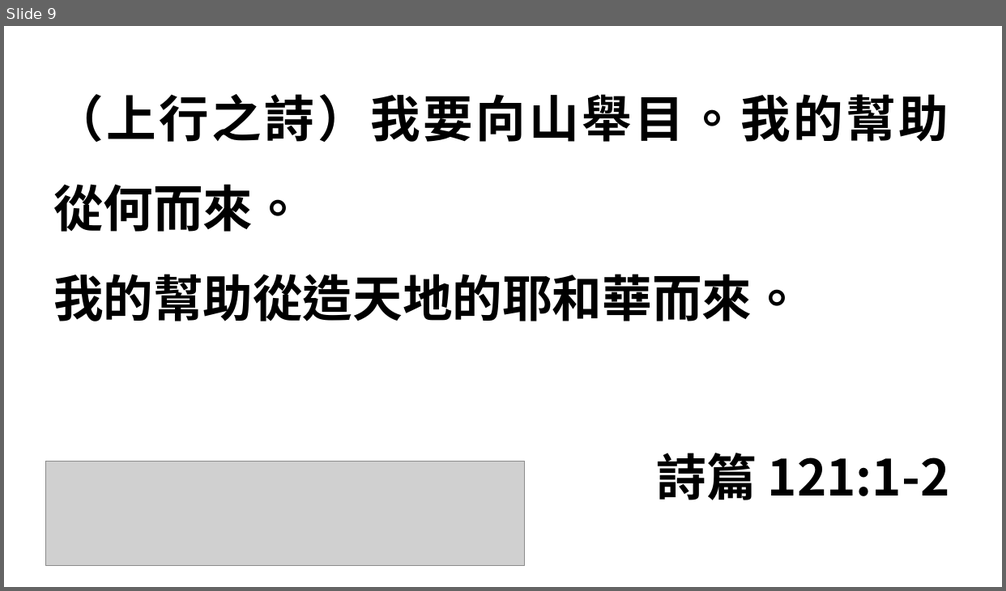
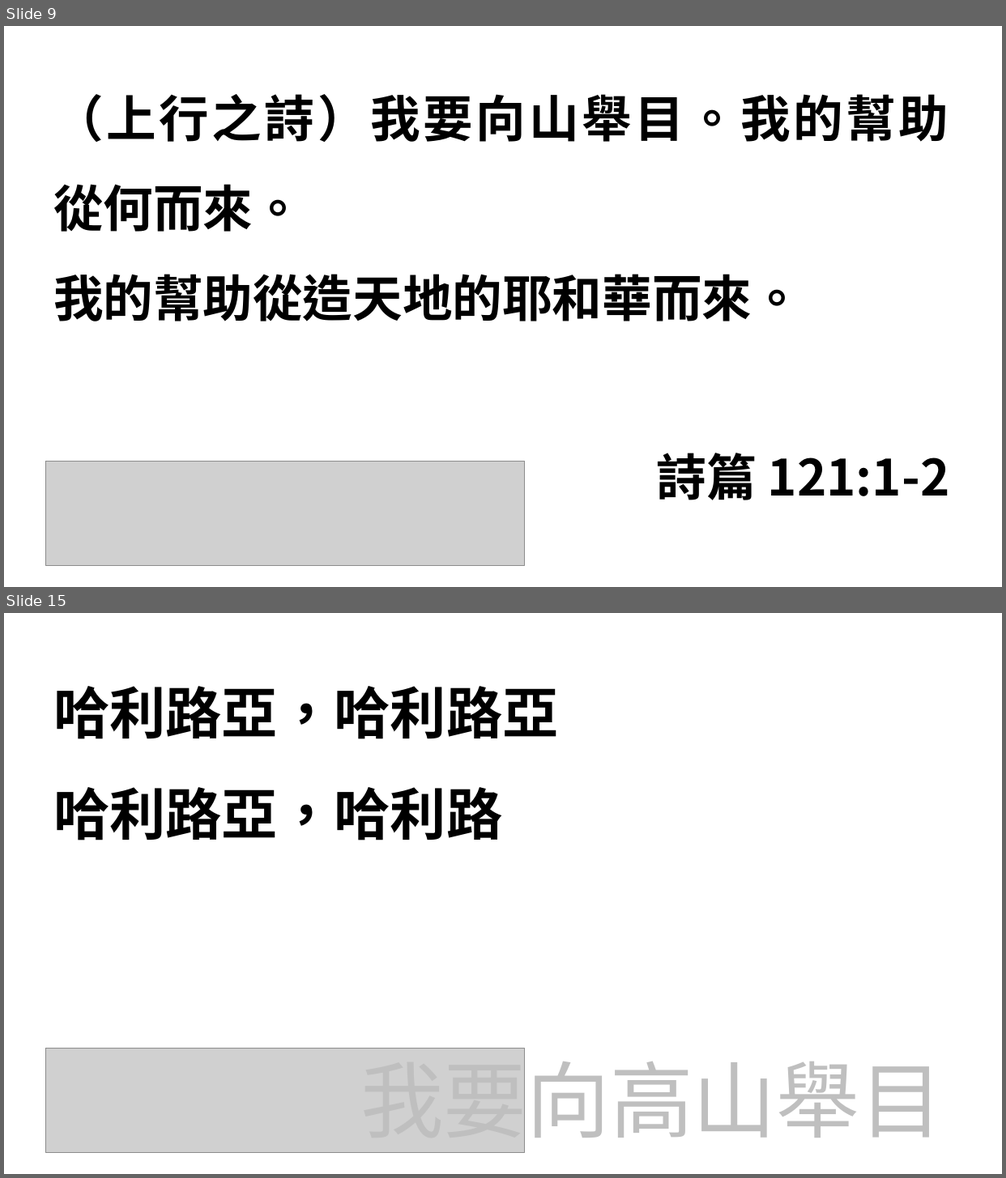
Before and after one commit to pangyan/ridiculands-references, a slide deck: hymns/20171008.pptx. Shown one above the other, each under a label of ours: slide 9 before the commit, slides 9 and 15 after it; the slides between them are not shown. The pictures are 1006x591 and 1006x1178 pixels, drawn with LibreOffice and Linux fonts; fonts in the diff are those of the drawing; grey boxes stand for pictures. Boxes give left, top, right and bottom in pixels: in the first picture for what was removed or moved away, otherwise in the second. Text is boxed around its words. In the diff, an @@ line names an element or a change of style, - is before the commit and + after.

```diff
--- a/hymns/20171008.pptx
+++ b/hymns/20171008.pptx
@@ slide 15 added at box(4, 613, 1002, 1174), background #FFFFFF @@
@@ text added at box(53, 686, 559, 841), 54 pt, text #000000, bold @@
+哈利路亞，哈利路亞
+哈利路亞，哈利路
@@ picture added at box(46, 1049, 524, 1152) @@
@@ text added at box(360, 1048, 943, 1152), 80 pt, text #BFBFBF @@
+我要向高山舉目
```
Also in this commit, not shown: 2 slides changed, 27 other slides added.
